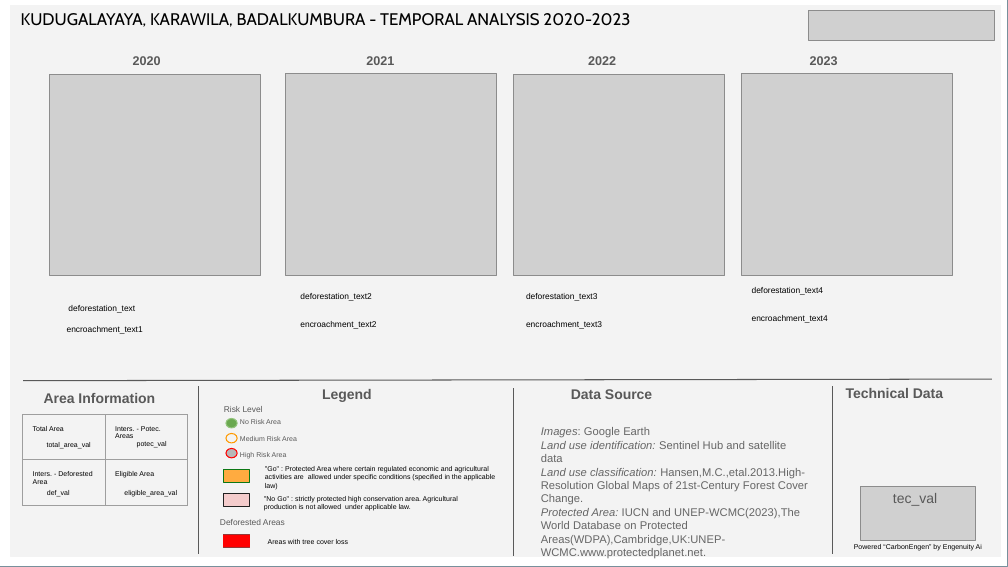
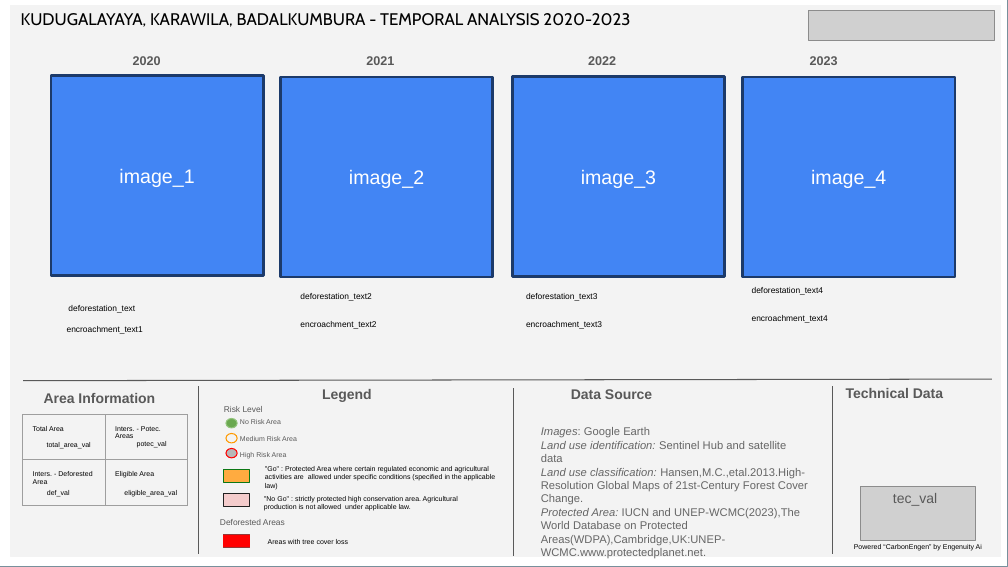
Before and after one commit to peirispraveen/Python-pptx-data-entry-using-template-and-pdf-convertion, a slide deck: slide 1 of input_files/File Format for Control Union.pptx. Drawn at 1008x567 pixels with LibreOffice and Linux fonts; fonts in the diff are those of the drawing; grey boxes stand for pictures. Boxes give left, top, right and bottom in pixels: in the first picture for what was removed or moved away, otherwise in the second. Text is boxed around its words. In the diff, an @@ line names an element or a change of style, - is before the commit and + after.

Commit message:
text corpus for deforestation_text is still not updated in the output, Can add images that are saved in the device itself to the final output

```diff
--- a/input_files/File Format for Control Union.pptx
+++ b/input_files/File Format for Control Union.pptx
@@ picture removed at <box>49,75,261,276</box> @@
@@ rectangle added at <box>51,76,264,275</box>, fill #4285F4, outline #1D3A6B 2 pt, 14 pt, text #FFFFFF @@
+image_1
@@ rectangle added at <box>280,77,493,276</box>, fill #4285F4, outline #1D3A6B 2 pt, 14 pt, text #FFFFFF @@
+image_2
@@ picture removed at <box>285,74,497,275</box> @@
@@ rectangle added at <box>512,77,725,276</box>, fill #4285F4, outline #1D3A6B 2 pt, 14 pt, text #FFFFFF @@
+image_3
@@ picture removed at <box>513,75,725,276</box> @@
@@ picture removed at <box>742,74,954,275</box> @@
@@ rectangle added at <box>743,77,956,276</box>, fill #4285F4, outline #1D3A6B 2 pt, 14 pt, text #FFFFFF @@
+image_4
```
Also in this commit, not shown: 9 other files.
